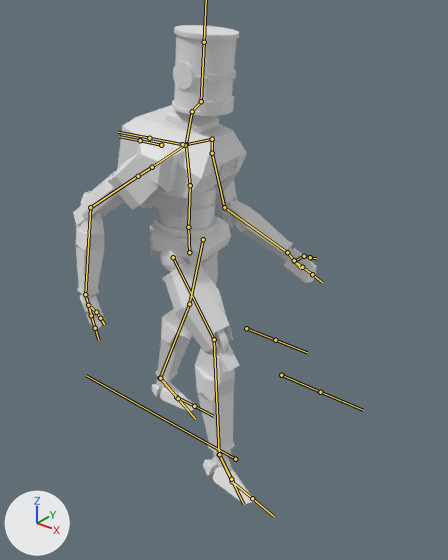
The FBX model Assets/Art Assets/bobot/bobot walk.fbx: old version first, new version second.
Rendered twice from a camera (50 mm lens) standing at (6.82, -8.97, 10.11) and looking at (-0.37, 0.03, 4.54). Every picture has the same lights, and +X, +Y and +Z are marked at lower left. Both versions are drawn at frame 13 of the action 'Armature|Walking'; the numbers are the values there. The bones that bend it are drawn over the model as lines.
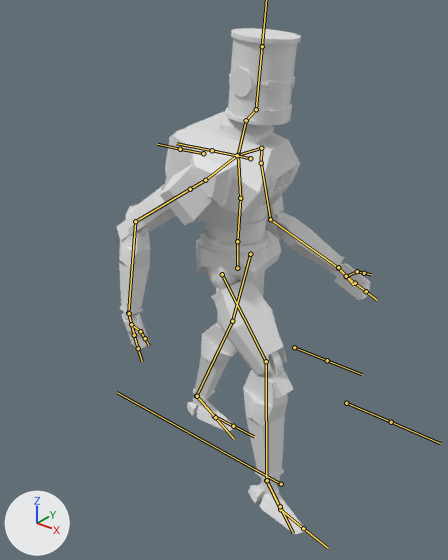
What differs and where, as boxes [x1, y1, x2, y2] in the pictures (448 x 560 px):
'Cylinder.001', posed
    before: [73, 25, 317, 504]
    after: [117, 28, 370, 534]
bone 'Main Controller', root to tip
    before: (235, 459) to (86, 375)
    after: (281, 484) to (117, 392)

What the commit changed:
Bone 'Main Controller' (bone_main_controller) moves from (4.92, 1.06, -0.6) to (4.93, -0.22, -0.6).
